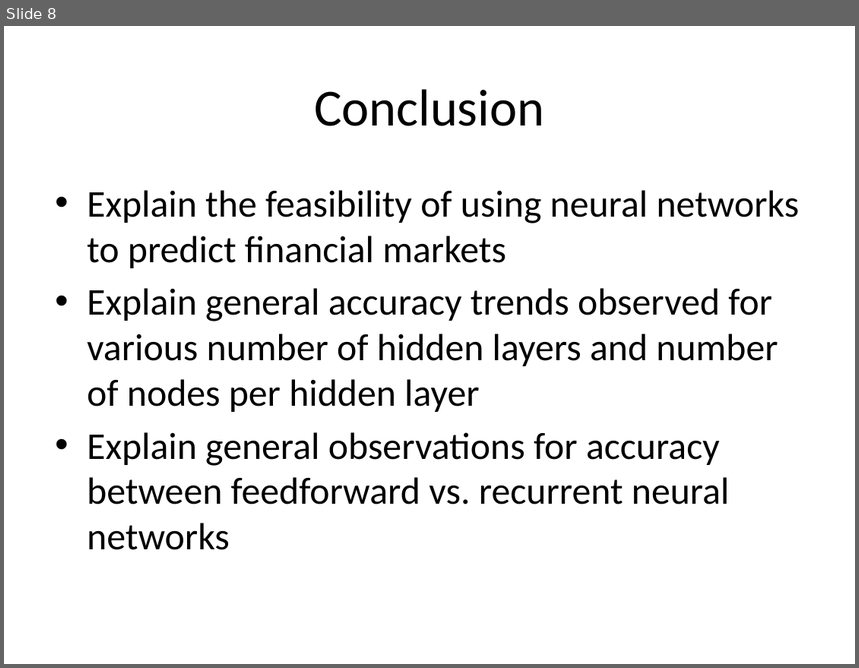
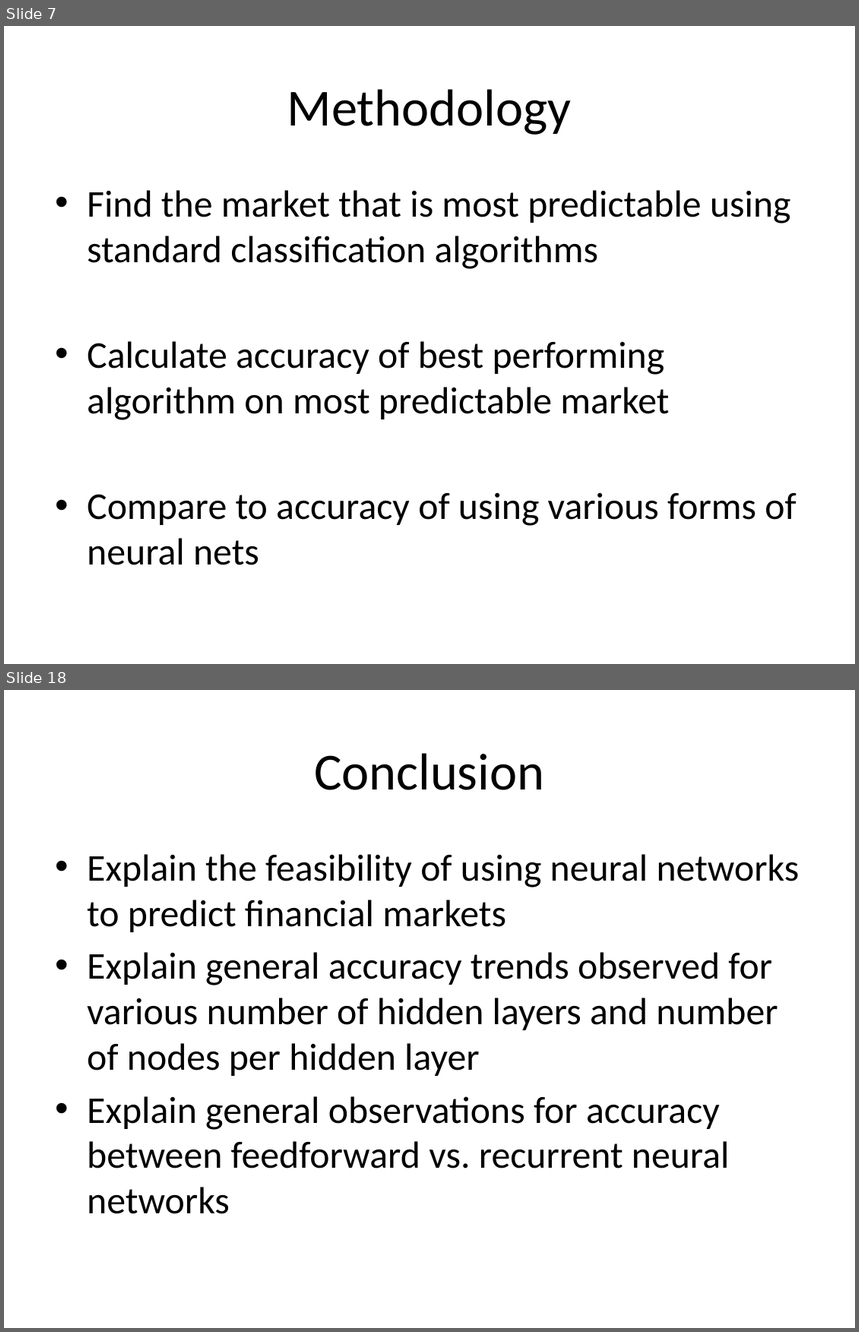
Before and after one commit to wilkung/Predicting_Markets_with_Neural_Nets, a slide deck: Kojack_Presentation.pptx. Shown one above the other, each under a label of ours: slide 8 before the commit, slides 7 and 18 after it; the slides between them are not shown. The pictures are 859x668 and 859x1332 pixels, drawn with LibreOffice and Linux fonts; fonts in the diff are those of the drawing. Boxes give left, top, right and bottom in pixels: in the first picture for what was removed or moved away, otherwise in the second. Text is boxed around its words. In the diff, an @@ line names an element or a change of style, - is before the commit and + after.

```diff
--- a/Kojack_Presentation.pptx
+++ b/Kojack_Presentation.pptx
@@ slide 7 added at [4, 26, 855, 664], background #FFFFFF @@
@@ title added at [287, 89, 572, 135], 44 pt, text #000000 @@
+Methodology
@@ text added at [87, 190, 796, 566], 32 pt, text #000000 @@
+• Find the market that is most predictable using standard classification algorithms
+• Calculate accuracy of best performing algorithm on most predictable market
+• Compare to accuracy of using various forms of neural nets
@@ what was slide 8 is now slide 18 @@
```
Also in this commit, not shown: 6 slides changed, 10 other slides added, 1 slide removed, 15 other files.
